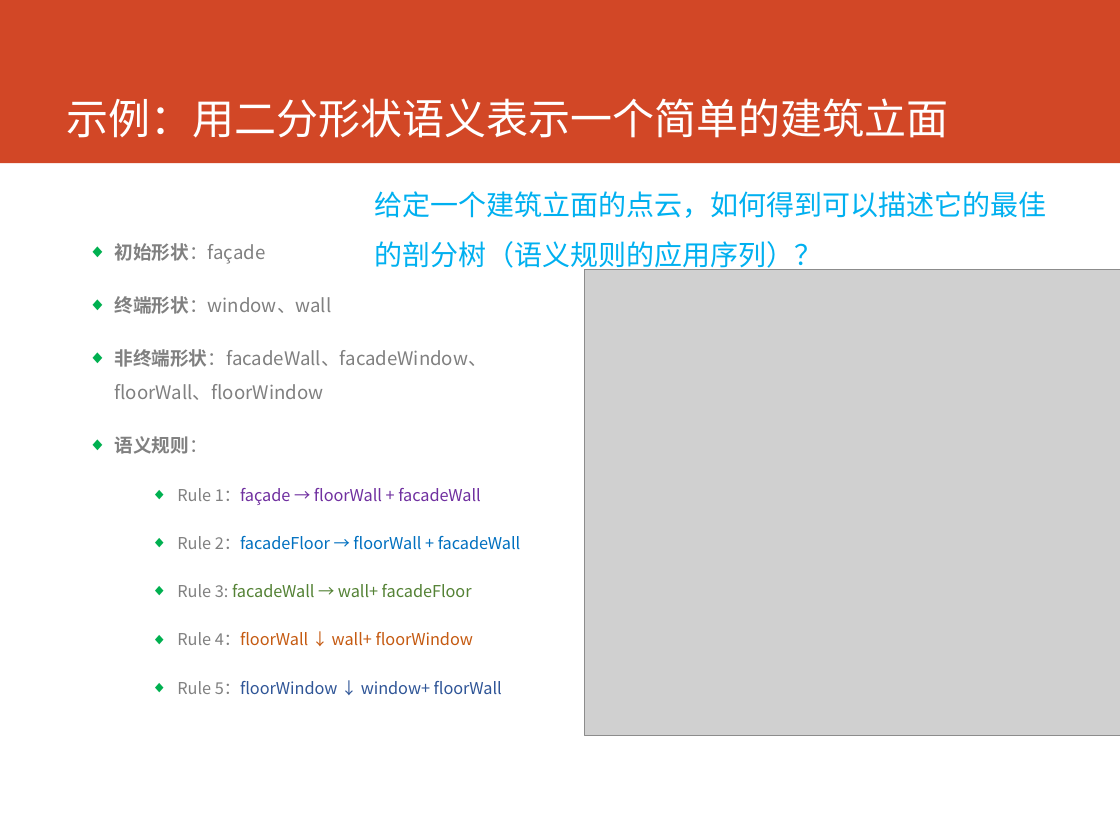
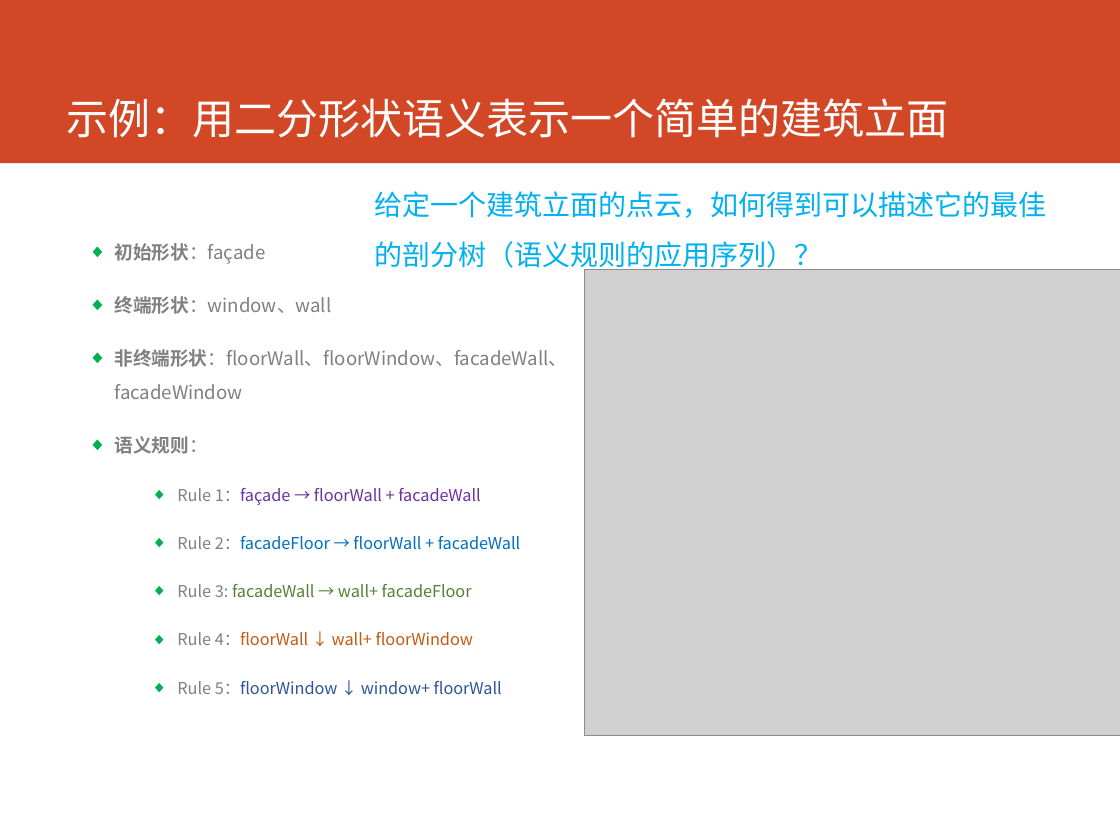
Before and after one commit to cartosquare/graduation-thesis-defenses, a slide deck: slide 6 of 基于形状语义和增强学习的建筑.pptx. Drawn at 1120x840 pixels with LibreOffice and Linux fonts; fonts in the diff are those of the drawing; grey boxes stand for pictures. Boxes give left, top, right and bottom in pixels: in the first picture for what was removed or moved away, otherwise in the second. Text is boxed around its words. In the diff, an @@ line names an element or a change of style, - is before the commit and + after.

```diff
--- a/基于形状语义和增强学习的建筑.pptx
+++ b/基于形状语义和增强学习的建筑.pptx
@@ text at [114,349,567,399]: text changed @@
-◆ 非终端形状：facadeWall、facadeWindow、floorWall、floorWindow
+◆ 非终端形状：floorWall、floorWindow、facadeWall、facadeWindow
```
Also in this commit, not shown: 2 other slides changed.
